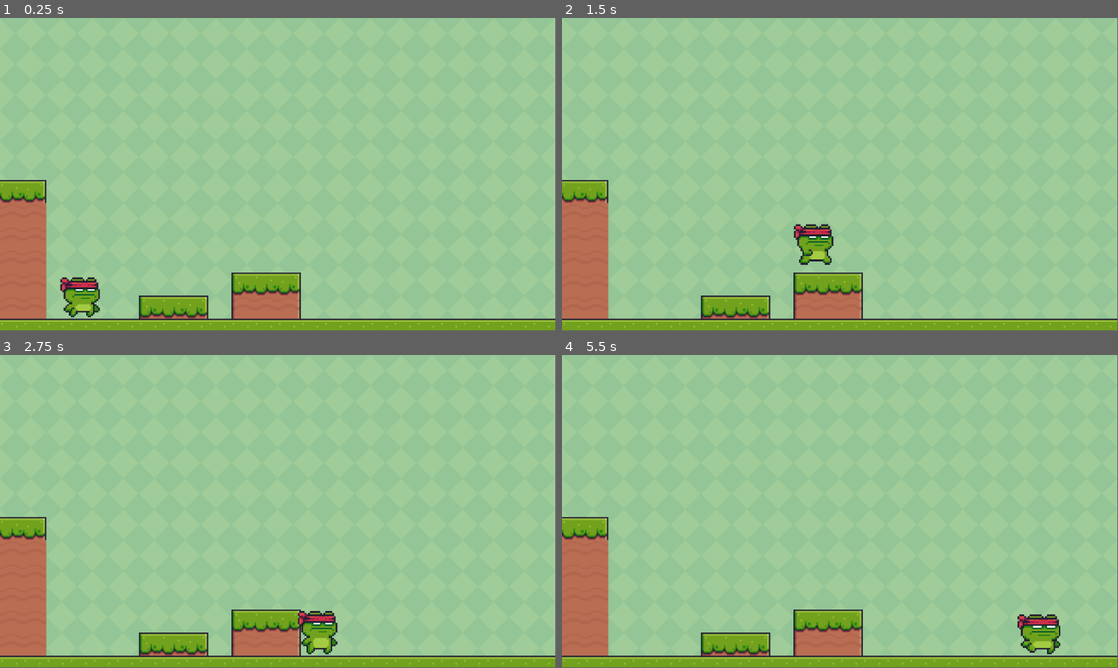
Above: before the commit, frames 1-4 (two rows, left to right).
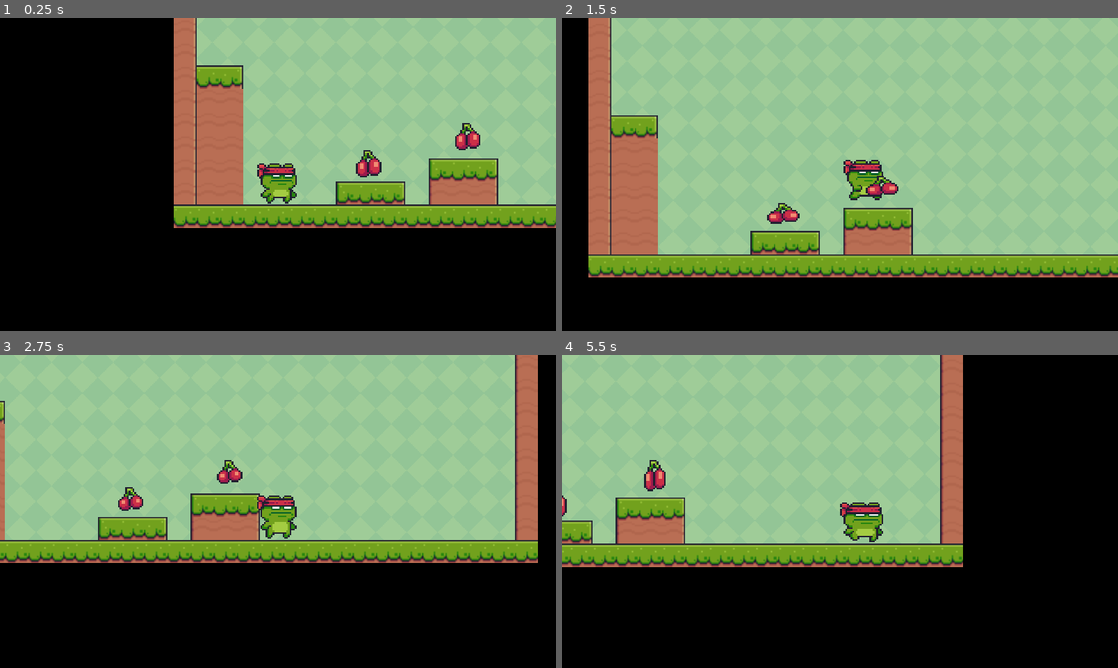
Above: after the commit, the same moments.

Repository: RayLin1230/Godot-Intro
Game: Godot game, scene res://main.tscn
Two runs of this game, one before a commit and one after it. Both use one fixed random seed, a clock stepped at 60 frames per second and the inputs below.
Inputs:
- Up to frame 1 (0.25 s): no input
- Up to frame 2 (1.5 s): hold Right (right) from 0.53 s (still down); tap Space (jump) at 0.77 s
- Up to frame 3 (2.75 s): tap Space (jump) at 1.52 s; release Right (right) at 2.03 s; hold Left (left) from 2.03 s (still down)
- Up to frame 4 (5.5 s): release Left (left) at 2.78 s; hold Right (right) 2.78-4.28 s; tap Space (jump) at 3.02, 3.77, 4.52 s; hold Left (left) 4.28-5.03 s; hold Right (right) from 5.03 s (still down)
In our replay, the window is 799x449 before the commit and 800x450 after it. These sizes can differ from the game's own. Grey fills any space a smaller window leaves; there, only what the larger window draws over its background counts as a difference.

The runs differ from the first frame. In frame 1, 69% of the frame differs, in the area x 0-100%, y 0-100%; in frame 2, 38%; in frame 3, 50%; in frame 4, 62%.

Commit message:
Part 2 video in progress: dynamic camera, placing collectables, godot window resizing

Diff:
--- a/tutorial/main.tscn
+++ b/tutorial/main.tscn
@@ -1,8 +1,9 @@
-[gd_scene load_steps=6 format=3 uid="uid://ct6d2oc2vcpp1"]
+[gd_scene load_steps=7 format=3 uid="uid://ct6d2oc2vcpp1"]
 
 [ext_resource type="Texture2D" uid="uid://bret0p7mdacmb" path="res://Green.png" id="1_r47ht"]
 [ext_resource type="Texture2D" uid="uid://cpanyhpuj6h6m" path="res://Terrain (16x16).png" id="2_mml37"]
 [ext_resource type="PackedScene" uid="uid://byqcj66q0h78w" path="res://scenes/main_character.tscn" id="3_2d8cs"]
+[ext_resource type="PackedScene" uid="uid://m0qdnyisj8ch" path="res://scenes/collectable.tscn" id="4_v3npl"]
 
 [sub_resource type="TileSetAtlasSource" id="TileSetAtlasSource_ehurm"]
 texture = ExtResource("2_mml37")
@@ -172,11 +173,8 @@
 
 [node name="TextureRect" type="TextureRect" parent="."]
 texture_filter = 1
-anchors_preset = 15
-anchor_right = 1.0
-anchor_bottom = 1.0
-grow_horizontal = 2
-grow_vertical = 2
+offset_right = 1173.0
+offset_bottom = 645.0
 texture = ExtResource("1_r47ht")
 stretch_mode = 1
 
@@ -188,3 +186,14 @@
 
 [node name="CharacterBody2D" parent="." instance=ExtResource("3_2d8cs")]
 position = Vector2(119, 272)
+
+[node name="Camera2D" type="Camera2D" parent="CharacterBody2D"]
+position = Vector2(49, 271)
+position_smoothing_enabled = true
+position_smoothing_speed = 7.0
+
+[node name="Collectable" parent="." instance=ExtResource("4_v3npl")]
+position = Vector2(349, 536)
+
+[node name="Collectable2" parent="." instance=ExtResource("4_v3npl")]
+position = Vector2(554, 480)
--- a/tutorial/project.godot
+++ b/tutorial/project.godot
@@ -14,6 +14,11 @@
 run/main_scene="res://main.tscn"
 config/features=PackedStringArray("4.3", "Forward Plus")
 config/icon="res://icon.svg"
+
+[display]
+
+window/stretch/mode="canvas_items"
+window/stretch/aspect="expand"
 
 [input]
 
@@ -39,3 +44,7 @@
 [physics]
 
 2d/default_gravity=2500.0
+
+[rendering]
+
+environment/defaults/default_clear_color=Color(0, 0, 0, 1)
--- /dev/null
+++ b/tutorial/scenes/collectable.tscn
@@ -0,0 +1,146 @@
+[gd_scene load_steps=21 format=3 uid="uid://m0qdnyisj8ch"]
+
+[ext_resource type="Texture2D" uid="uid://b7cxmyucgvl3a" path="res://Cherries.png" id="1_4jmcu"]
+
+[sub_resource type="AtlasTexture" id="AtlasTexture_be7bk"]
+atlas = ExtResource("1_4jmcu")
+region = Rect2(0, 0, 32, 32)
+
+[sub_resource type="AtlasTexture" id="AtlasTexture_ii8q8"]
+atlas = ExtResource("1_4jmcu")
+region = Rect2(32, 0, 32, 32)
+
+[sub_resource type="AtlasTexture" id="AtlasTexture_8g0nw"]
+atlas = ExtResource("1_4jmcu")
+region = Rect2(64, 0, 32, 32)
+
+[sub_resource type="AtlasTexture" id="AtlasTexture_qc6fc"]
+atlas = ExtResource("1_4jmcu")
+region = Rect2(96, 0, 32, 32)
+
+[sub_resource type="AtlasTexture" id="AtlasTexture_7wx40"]
+atlas = ExtResource("1_4jmcu")
+region = Rect2(128, 0, 32, 32)
+
+[sub_resource type="AtlasTexture" id="AtlasTexture_f2okx"]
+atlas = ExtResource("1_4jmcu")
+region = Rect2(160, 0, 32, 32)
+
+[sub_resource type="AtlasTexture" id="AtlasTexture_yqkk1"]
+atlas = ExtResource("1_4jmcu")
+region = Rect2(192, 0, 32, 32)
+
+[sub_resource type="AtlasTexture" id="AtlasTexture_b75ej"]
+atlas = ExtResource("1_4jmcu")
+region = Rect2(224, 0, 32, 32)
+
+[sub_resource type="AtlasTexture" id="AtlasTexture_4g2cd"]
+atlas = ExtResource("1_4jmcu")
+region = Rect2(256, 0, 32, 32)
+
+[sub_resource type="AtlasTexture" id="AtlasTexture_xteui"]
+atlas = ExtResource("1_4jmcu")
+region = Rect2(288, 0, 32, 32)
+
+[sub_resource type="AtlasTexture" id="AtlasTexture_wlted"]
+atlas = ExtResource("1_4jmcu")
+region = Rect2(320, 0, 32, 32)
+
+[sub_resource type="AtlasTexture" id="AtlasTexture_aaoot"]
+atlas = ExtResource("1_4jmcu")
+region = Rect2(352, 0, 32, 32)
+
+[sub_resource type="AtlasTexture" id="AtlasTexture_3oetd"]
+atlas = ExtResource("1_4jmcu")
+region = Rect2(384, 0, 32, 32)
+
+[sub_resource type="AtlasTexture" id="AtlasTexture_imkdk"]
+atlas = ExtResource("1_4jmcu")
+region = Rect2(416, 0, 32, 32)
+
+[sub_resource type="AtlasTexture" id="AtlasTexture_l5m7r"]
+atlas = ExtResource("1_4jmcu")
+region = Rect2(448, 0, 32, 32)
+
+[sub_resource type="AtlasTexture" id="AtlasTexture_e7syi"]
+atlas = ExtResource("1_4jmcu")
+region = Rect2(480, 0, 32, 32)
+
+[sub_resource type="AtlasTexture" id="AtlasTexture_jf7aw"]
+atlas = ExtResource("1_4jmcu")
+region = Rect2(512, 0, 32, 32)
+
+[sub_resource type="SpriteFrames" id="SpriteFrames_mqr07"]
+animations = [{
+"frames": [{
+"duration": 1.0,
+"texture": SubResource("AtlasTexture_be7bk")
+}, {
+"duration": 1.0,
+"texture": SubResource("AtlasTexture_ii8q8")
+}, {
+"duration": 1.0,
+"texture": SubResource("AtlasTexture_8g0nw")
+}, {
+"duration": 1.0,
+"texture": SubResource("AtlasTexture_qc6fc")
+}, {
+"duration": 1.0,
+"texture": SubResource("AtlasTexture_7wx40")
+}, {
+"duration": 1.0,
+"texture": SubResource("AtlasTexture_f2okx")
+}, {
+"duration": 1.0,
+"texture": SubResource("AtlasTexture_yqkk1")
+}, {
+"duration": 1.0,
+"texture": SubResource("AtlasTexture_b75ej")
+}, {
+"duration": 1.0,
+"texture": SubResource("AtlasTexture_4g2cd")
+}, {
+"duration": 1.0,
+"texture": SubResource("AtlasTexture_xteui")
+}, {
+"duration": 1.0,
+"texture": SubResource("AtlasTexture_wlted")
+}, {
+"duration": 1.0,
+"texture": SubResource("AtlasTexture_aaoot")
+}, {
+"duration": 1.0,
+"texture": SubResource("AtlasTexture_3oetd")
+}, {
+"duration": 1.0,
+"texture": SubResource("AtlasTexture_imkdk")
+}, {
+"duration": 1.0,
+"texture": SubResource("AtlasTexture_l5m7r")
+}, {
+"duration": 1.0,
+"texture": SubResource("AtlasTexture_e7syi")
+}, {
+"duration": 1.0,
+"texture": SubResource("AtlasTexture_jf7aw")
+}],
+"loop": true,
+"name": &"default",
+"speed": 20.0
+}]
+
+[sub_resource type="CircleShape2D" id="CircleShape2D_1ru2d"]
+radius = 31.257
+
+[node name="Collectable" type="Area2D"]
+
+[node name="AnimatedSprite2D" type="AnimatedSprite2D" parent="."]
+texture_filter = 1
+position = Vector2(7, 3)
+scale = Vector2(3.75, 3.57813)
+sprite_frames = SubResource("SpriteFrames_mqr07")
+autoplay = "default"
+
+[node name="CollisionShape2D" type="CollisionShape2D" parent="."]
+position = Vector2(8, 8)
+shape = SubResource("CircleShape2D_1ru2d")
--- a/tutorial/scenes/main_character.tscn
+++ b/tutorial/scenes/main_character.tscn
@@ -200,7 +200,7 @@
 scale = Vector2(3.5625, 3.46875)
 sprite_frames = SubResource("SpriteFrames_3e1rj")
 autoplay = "default"
-frame_progress = 0.993192
+frame_progress = 0.94237
 
 [node name="CollisionShape2D" type="CollisionShape2D" parent="."]
 position = Vector2(51, 275)
Binary file added: tutorial/Cherries.png
Not shown, added: tutorial/Cherries.png.import
